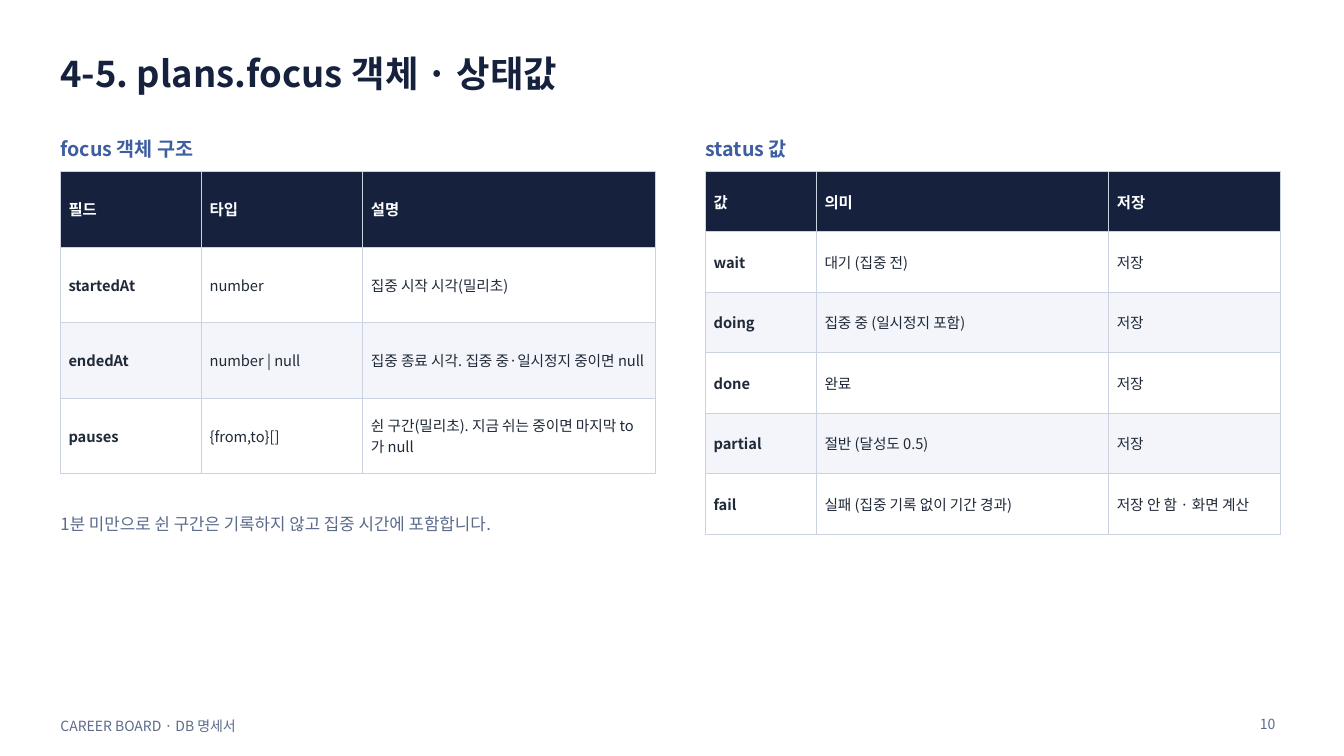
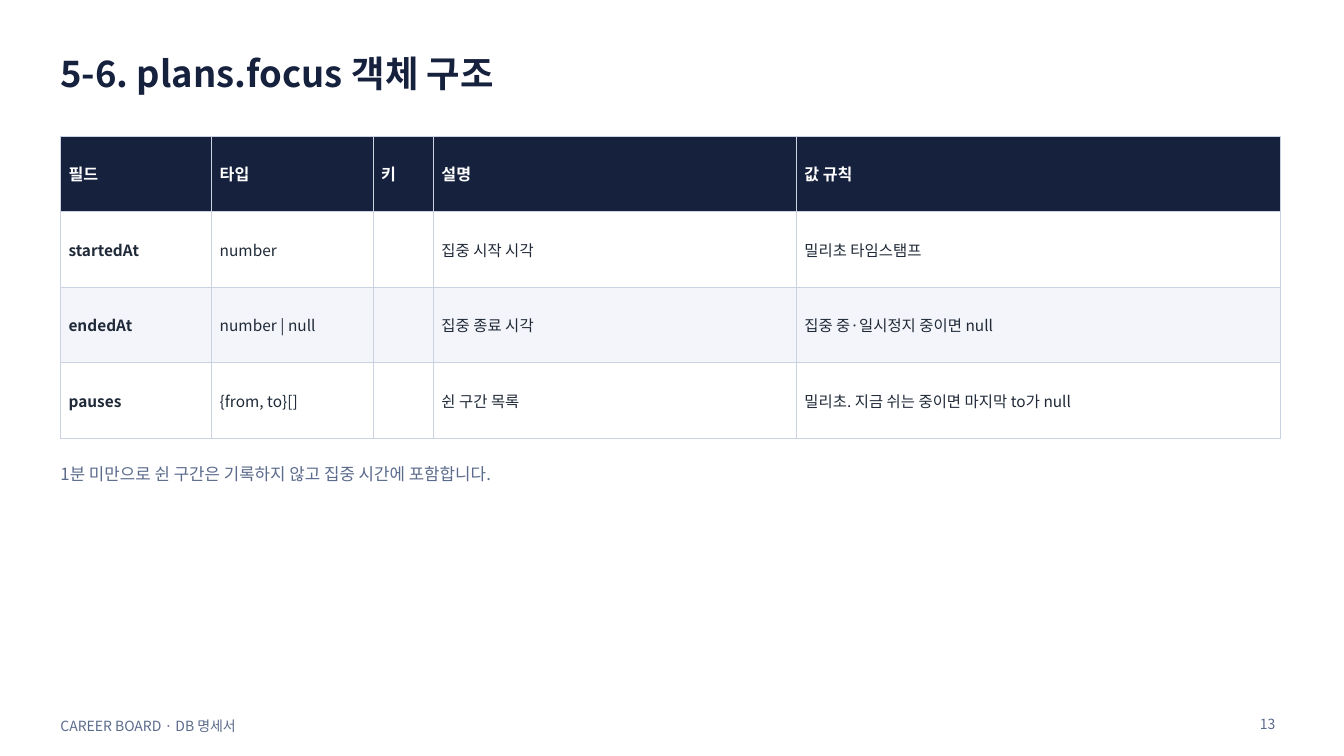
Before and after one commit to min-0o0/Career-Board, a slide deck: slide 13 of docs/db/career-board-db-spec.pptx (slide 10 before the commit). Drawn at 1344x756 pixels with LibreOffice and Linux fonts; fonts in the diff are those of the drawing. Boxes give left, top, right and bottom in pixels: in the first picture for what was removed or moved away, otherwise in the second. Text is boxed around its words. In the diff, an @@ line names an element or a change of style, - is before the commit and + after.

Commit message:
docs: DB 명세서 개정 (목차 추가, 수정 내역 1번 이동, 컬럼 설명·값 규칙 분리)

```diff
--- a/docs/db/career-board-db-spec.pptx
+++ b/docs/db/career-board-db-spec.pptx
@@ title at [60,56,494,95]: text changed @@
-4-5. plans.focus 객체 · 상태값
+5-6. plans.focus 객체 구조
@@ table at [60,136,1280,415] @@
-column 2: 타입 | number | number | null | {from,to}[]
-column 3: 설명 | 집중 시작 시각(밀리초) | 집중 종료 시각. 집중 중·일시정지 중이면 null | 쉰 구간(밀리초). 지금 쉬는 중이면 마지막 to가 null
+column 2: 타입 | number | number | null | {from, to}[]
+column 3: 키 |  |  | 
+column 4: 설명 | 집중 시작 시각 | 집중 종료 시각 | 쉰 구간 목록
+column 5: 값 규칙 | 밀리초 타임스탬프 | 집중 중·일시정지 중이면 null | 밀리초. 지금 쉬는 중이면 마지막 to가 null
@@ table: place and size @@
-table at [60,171,655,456]
+table at [60,136,1280,415]
@@ text removed at [60,139,193,158] @@
-focus 객체 구조
@@ text removed at [706,139,787,158] @@
-status 값
@@ table removed at [706,171,1280,517], 6 rows, 3 columns @@
-값 | 의미 | 저장
-wait | 대기 (집중 전) | 저장
-doing | 집중 중 (일시정지 포함) | 저장
-done | 완료 | 저장
-partial | 절반 (달성도 0.5) | 저장
-fail | 실패 (집중 기록 없이 기간 경과) | 저장 안 함 · 화면 계산
@@ text "1분 미만으로 쉰 구간은 기록하지 ...": place and size @@
-text "1분 미만으로 쉰 구간은 기록하지 ..." at [60,516,491,532]
+text "1분 미만으로 쉰 구간은 기록하지 ..." at [60,466,491,482]
@@ page number at [1260,718,1276,729]: text changed @@
-10
+13
```
Also in this commit, not shown: 11 other slides changed, 3 slides added.
